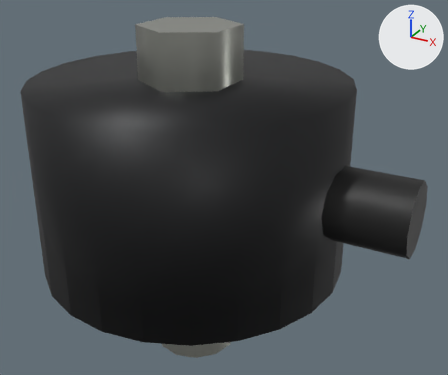
The glTF model public/parts/vacuum-limiter.glb, before and after one commit.
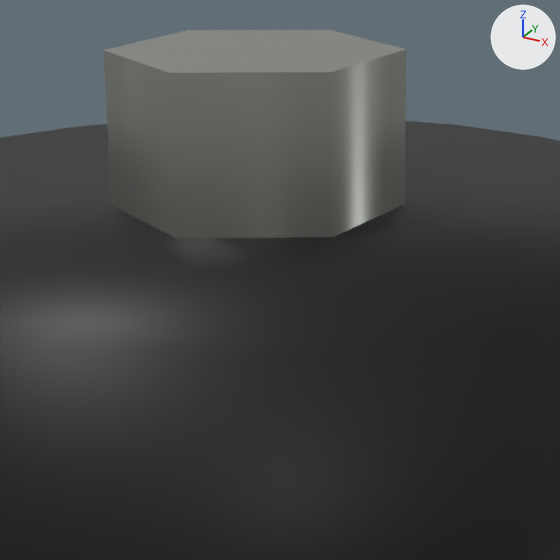
Old and new are each drawn whole from a camera (50 mm lens) standing at (-24.2, 47.5, 304.7) and looking at (-56.2, 105.7, 275.6) and again close up on the part from 22% to 67% of the width and 2% to 55% of the height. Every picture has the same lights, and +X, +Y and +Z are marked at upper right. The older version's two pictures come first. Where no turn or scale is listed for an object, it has been applied to the vertices.
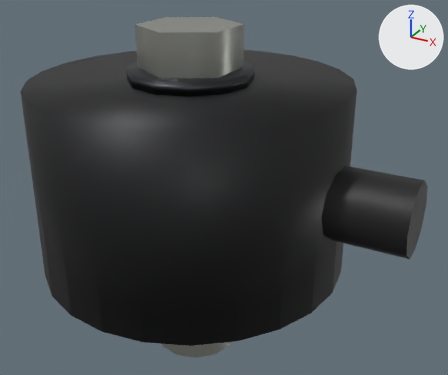
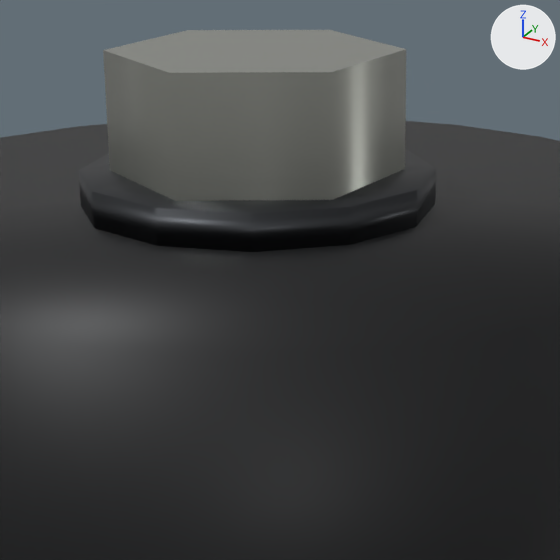
What the commit changed:
Material 'darkSteel' (mat_darksteel) is new.
Its base color is (0.0452, 0.0482, 0.0529) (dark grey #3c3e41).
Its metallic is 0.85.
Its roughness is 0.45.
Mesh me_mesh_3 is new.
It has 48 vertices, 72 faces and spans x -7.0..7.0, y -7.0..7.0, z -0.7..0.7.
It uses material mat_darksteel (dark grey #3c3e41).
Object 'Mesh_3' (ob_mesh_3) is new; it shows me_mesh_3.
Its location is (-60.0, 105.0, 288.7).

Pixel boxes (x1, y1, x2, y2) of what changed, in the close-ups (560 x 560 px):
'Mesh_3', added
    after: (78, 149, 436, 252)
